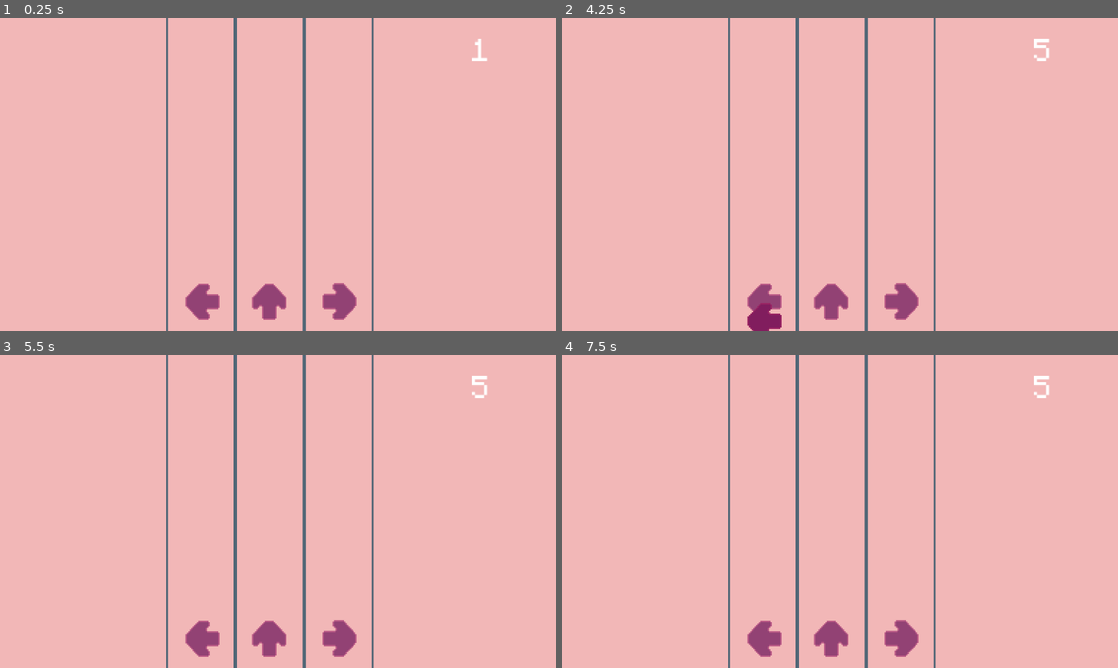
Above: before the commit, frames 1-4 (two rows, left to right).
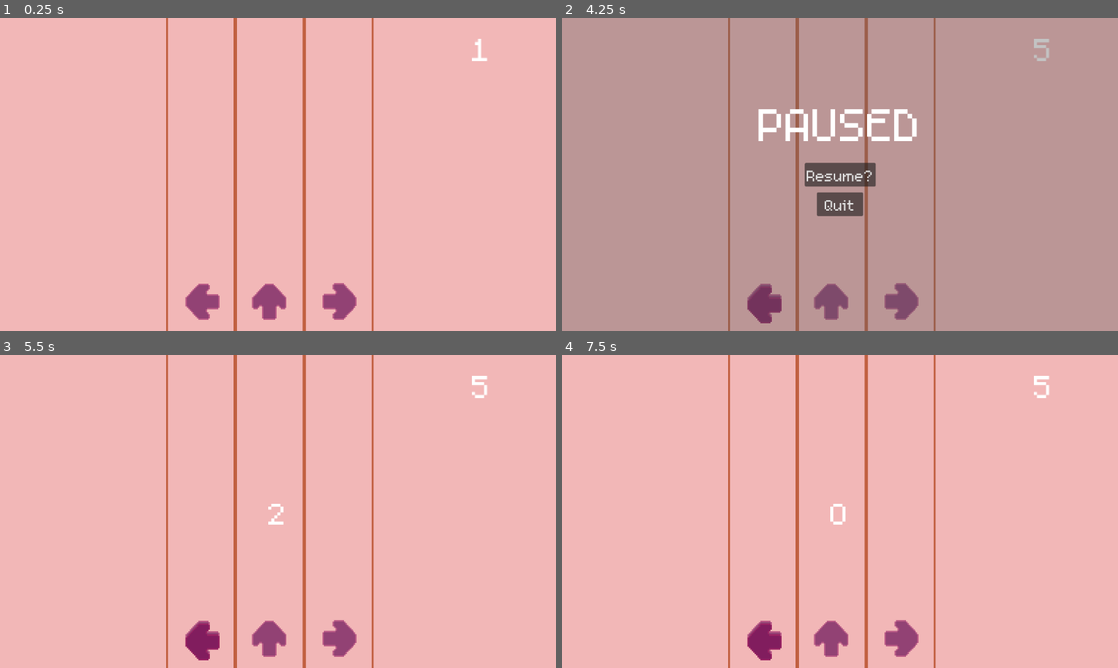
Above: after the commit, the same moments.

Repository: chengrace/rhythm-game
Game: Godot game, scene res://Scene/level_two.tscn
The game is run twice, just before and just after one commit, with the same random seed, the same clock (stepped at 60 frames per second) and the same inputs. This scene is started directly instead of the project's main scene. Sound files missing from this copy of the repository are replaced by a short silence.
Inputs (mouse positions are in pixels of both pictures, inside the frame that each line leads up to):
- Up to frame 1 (0.25 s): no input
- Up to frame 2 (4.25 s): tap Enter at 0.5 s; tap Escape (escape) at 4.15 s
- Up to frame 3 (5.5 s): click (278, 511) at 4.25 s, where only the run after the commit has a clickable "Resume?"; tap Space at 5 s
- Up to frame 4 (7.5 s): tap Enter at 5.75, 7.25 s; tap Space at 6.5 s

The runs differ from the first frame. In frame 1, 2.0% of the frame differs, in the area x 29-68%, y 0-100%; in frame 2, 99%, in the area x 0-100%, y 0-100%; in frame 3, 2.6%; in frame 4, 2.6%.

Commit message:
added level 2

Diff:
--- a/Scene/level_two.tscn
+++ b/Scene/level_two.tscn
@@ -65,6 +65,33 @@
 "speed": 2.0
 }]
 
+[sub_resource type="Animation" id="Animation_gi2lj"]
+length = 0.001
+tracks/0/type = "value"
+tracks/0/imported = false
+tracks/0/enabled = true
+tracks/0/path = NodePath("AnimationPlayer/group:position")
+tracks/0/interp = 1
+tracks/0/loop_wrap = true
+tracks/0/keys = {
+"times": PackedFloat32Array(0),
+"transitions": PackedFloat32Array(1),
+"update": 0,
+"values": [Vector2(748, -569)]
+}
+tracks/1/type = "value"
+tracks/1/imported = false
+tracks/1/enabled = true
+tracks/1/path = NodePath("AnimationPlayer/group:rotation")
+tracks/1/interp = 1
+tracks/1/loop_wrap = true
+tracks/1/keys = {
+"times": PackedFloat32Array(0),
+"transitions": PackedFloat32Array(1),
+"update": 0,
+"values": [0.0]
+}
+
 [sub_resource type="Animation" id="Animation_spwcy"]
 resource_name = "color_show"
 length = 10.0
@@ -81,93 +108,6 @@
 "values": [Color(1, 1, 1, 1), Color(0.333333, 0.301961, 1, 1), Color(1, 0.168627, 1, 1), Color(0.113725, 0.101961, 0.254902, 1), Color(0.396078, 0.356863, 1, 1), Color(1, 0.14902, 1, 1), Color(1, 1, 1, 1)]
 }
 
-[sub_resource type="Animation" id="Animation_vuwlm"]
-resource_name = "reset"
-tracks/0/type = "value"
-tracks/0/imported = false
-tracks/0/enabled = true
-tracks/0/path = NodePath("CanvasModulate:color")
-tracks/0/interp = 1
-tracks/0/loop_wrap = true
-tracks/0/keys = {
-"times": PackedFloat32Array(0),
-"transitions": PackedFloat32Array(1),
-"update": 0,
-"values": [Color(1, 1, 1, 1)]
-}
-tracks/1/type = "value"
-tracks/1/imported = false
-tracks/1/enabled = true
-tracks/1/path = NodePath("AnimationPlayer/hyein:position")
-tracks/1/interp = 1
-tracks/1/loop_wrap = true
-tracks/1/keys = {
-"times": PackedFloat32Array(0),
-"transitions": PackedFloat32Array(1),
-"update": 0,
-"values": [Vector2(-451, -48)]
-}
-tracks/2/type = "value"
-tracks/2/imported = false
-tracks/2/enabled = true
-tracks/2/path = NodePath("AnimationPlayer/minji:position")
-tracks/2/interp = 1
-tracks/2/loop_wrap = true
-tracks/2/keys = {
-"times": PackedFloat32Array(0),
-"transitions": PackedFloat32Array(1),
-"update": 0,
-"values": [Vector2(177, 1004)]
-}
-tracks/3/type = "value"
-tracks/3/imported = false
-tracks/3/enabled = true
-tracks/3/path = NodePath("AnimationPlayer/haerin:position")
-tracks/3/interp = 1
-tracks/3/loop_wrap = true
-tracks/3/keys = {
-"times": PackedFloat32Array(0),
-"transitions": PackedFloat32Array(1),
-"update": 0,
-"values": [Vector2(2707, -552)]
-}
-tracks/4/type = "value"
-tracks/4/imported = false
-tracks/4/enabled = true
-tracks/4/path = NodePath("AnimationPlayer/hanni:position")
-tracks/4/interp = 1
-tracks/4/loop_wrap = true
-tracks/4/keys = {
-"times": PackedFloat32Array(0),
-"transitions": PackedFloat32Array(1),
-"update": 0,
-"values": [Vector2(-493, 478)]
-}
-tracks/5/type = "value"
-tracks/5/imported = false
-tracks/5/enabled = true
-tracks/5/path = NodePath("AnimationPlayer/danielle:position")
-tracks/5/interp = 1
-tracks/5/loop_wrap = true
-tracks/5/keys = {
-"times": PackedFloat32Array(0),
-"transitions": PackedFloat32Array(1),
-"update": 0,
-"values": [Vector2(1062, 999)]
-}
-tracks/6/type = "value"
-tracks/6/imported = false
-tracks/6/enabled = true
-tracks/6/path = NodePath("AnimationPlayer/group:position")
-tracks/6/interp = 1
-tracks/6/loop_wrap = true
-tracks/6/keys = {
-"times": PackedFloat32Array(0),
-"transitions": PackedFloat32Array(1),
-"update": 0,
-"values": [Vector2(748, -569)]
-}
-
 [sub_resource type="Animation" id="Animation_8vyvb"]
 resource_name = "fly"
 length = 20.0
@@ -260,31 +200,91 @@
 "values": [0.0, -4.69843]
 }
 
-[sub_resource type="Animation" id="Animation_gi2lj"]
-length = 0.001
+[sub_resource type="Animation" id="Animation_vuwlm"]
+resource_name = "reset"
 tracks/0/type = "value"
 tracks/0/imported = false
 tracks/0/enabled = true
-tracks/0/path = NodePath("AnimationPlayer/group:position")
+tracks/0/path = NodePath("CanvasModulate:color")
 tracks/0/interp = 1
 tracks/0/loop_wrap = true
 tracks/0/keys = {
 "times": PackedFloat32Array(0),
 "transitions": PackedFloat32Array(1),
 "update": 0,
-"values": [Vector2(748, -569)]
+"values": [Color(1, 1, 1, 1)]
 }
 tracks/1/type = "value"
 tracks/1/imported = false
 tracks/1/enabled = true
-tracks/1/path = NodePath("AnimationPlayer/group:rotation")
+tracks/1/path = NodePath("AnimationPlayer/hyein:position")
 tracks/1/interp = 1
 tracks/1/loop_wrap = true
 tracks/1/keys = {
 "times": PackedFloat32Array(0),
 "transitions": PackedFloat32Array(1),
 "update": 0,
-"values": [0.0]
+"values": [Vector2(-451, -48)]
+}
+tracks/2/type = "value"
+tracks/2/imported = false
+tracks/2/enabled = true
+tracks/2/path = NodePath("AnimationPlayer/minji:position")
+tracks/2/interp = 1
+tracks/2/loop_wrap = true
+tracks/2/keys = {
+"times": PackedFloat32Array(0),
+"transitions": PackedFloat32Array(1),
+"update": 0,
+"values": [Vector2(177, 1004)]
+}
+tracks/3/type = "value"
+tracks/3/imported = false
+tracks/3/enabled = true
+tracks/3/path = NodePath("AnimationPlayer/haerin:position")
+tracks/3/interp = 1
+tracks/3/loop_wrap = true
+tracks/3/keys = {
+"times": PackedFloat32Array(0),
+"transitions": PackedFloat32Array(1),
+"update": 0,
+"values": [Vector2(2707, -552)]
+}
+tracks/4/type = "value"
+tracks/4/imported = false
+tracks/4/enabled = true
+tracks/4/path = NodePath("AnimationPlayer/hanni:position")
+tracks/4/interp = 1
+tracks/4/loop_wrap = true
+tracks/4/keys = {
+"times": PackedFloat32Array(0),
+"transitions": PackedFloat32Array(1),
+"update": 0,
+"values": [Vector2(-493, 478)]
+}
+tracks/5/type = "value"
+tracks/5/imported = false
+tracks/5/enabled = true
+tracks/5/path = NodePath("AnimationPlayer/danielle:position")
+tracks/5/interp = 1
+tracks/5/loop_wrap = true
+tracks/5/keys = {
+"times": PackedFloat32Array(0),
+"transitions": PackedFloat32Array(1),
+"update": 0,
+"values": [Vector2(1062, 999)]
+}
+tracks/6/type = "value"
+tracks/6/imported = false
+tracks/6/enabled = true
+tracks/6/path = NodePath("AnimationPlayer/group:position")
+tracks/6/interp = 1
+tracks/6/loop_wrap = true
+tracks/6/keys = {
+"times": PackedFloat32Array(0),
+"transitions": PackedFloat32Array(1),
+"update": 0,
+"values": [Vector2(748, -569)]
 }
 
 [sub_resource type="AnimationLibrary" id="AnimationLibrary_b6yt1"]
@@ -337,7 +337,7 @@
 input = "right"
 
 [node name="Road" type="Sprite2D" parent="."]
-modulate = Color(0.411765, 0.623529, 0.854902, 1)
+modulate = Color(0.992157, 0.588235, 0.470588, 1)
 position = Vector2(394.435, 241.312)
 scale = Vector2(1.81503, 1.75892)
 texture = ExtResource("7_krgi3")
@@ -405,7 +405,6 @@
 grow_horizontal = 2
 grow_vertical = 2
 theme_override_fonts/font = ExtResource("13_0ig7q")
-text = "Hooray!! You completed this level!"
 horizontal_alignment = 1
 autowrap_mode = 2
 metadata/_edit_use_anchors_ = true
--- a/Scene/levels_menu.tscn
+++ b/Scene/levels_menu.tscn
@@ -316,4 +316,5 @@
 frame_progress = 0.380226
 
 [connection signal="pressed" from="CanvasLayer/GridContainer/MarginContainer/Lvl1" to="." method="_on_lvl_1_pressed"]
+[connection signal="pressed" from="CanvasLayer/GridContainer/MarginContainer2/Lvl2" to="." method="_on_lvl_2_pressed"]
 [connection signal="pressed" from="CanvasLayer/BackButton" to="." method="_on_back_button_pressed"]
--- a/Script/level_one.gd
+++ b/Script/level_one.gd
@@ -177,6 +177,7 @@
 		#Global.okay = okay
 		#Global.missed = missed
 		$Success.visible = true
+		$Success/Label.text = "Congratulations. You scored: " + str(score)
 		get_tree().paused = true
 
 func _spawn_notes(to_spawn):
--- a/Script/level_two.gd
+++ b/Script/level_two.gd
@@ -40,10 +40,8 @@
 	print("starting")
 
 func _input(event):
-	#if event.is_action("escape"):
-		#if get_tree().change_scene("res://Scenes/Menu.tscn") != OK:
-			#print ("Error changing scene to Menu")
-	pass
+	if event.is_action("escape"):
+		PauseMenu.show_pause_menu()
 
 func _on_Conductor_measure(position):
 	if position == 1:
@@ -65,8 +63,8 @@
 		spawn_4_beat = 1
 	if song_position_in_beats > 50*2:
 		spawn_1_beat = 1
-		spawn_2_beat = 0
-		spawn_3_beat = 1
+		spawn_2_beat = 1
+		spawn_3_beat = 0
 		spawn_4_beat = 0
 	if song_position_in_beats > 80*2:
 		spawn_1_beat = 2
@@ -74,7 +72,7 @@
 		spawn_3_beat = 0
 		spawn_4_beat = 1
 	if song_position_in_beats > 100*2:
-		$animationPlayer.play("fly")
+		$AnimationPlayer.play("fly")
 		spawn_1_beat = 2
 		spawn_2_beat = 2
 		spawn_3_beat = 1
@@ -169,6 +167,7 @@
 		#Global.okay = okay
 		#Global.missed = missed
 		$Success.visible = true
+		$Success/Label.text = "Congratulations. You scored: " + str(score)
 		get_tree().paused = true
 
 func _spawn_notes(to_spawn):
@@ -185,7 +184,7 @@
 			rand = randi() % 3
 		lane = rand
 		instance = note.instantiate()
-		instance.change_color(Color.YELLOW_GREEN)
+		instance.change_color("f420ff")
 		instance.initialize(lane)
 		add_child(instance)
 
--- a/Script/levels_menu.gd
+++ b/Script/levels_menu.gd
@@ -11,3 +11,7 @@
 
 func _on_lvl_1_pressed():
 	get_tree().change_scene_to_file("res://Scene/level_one.tscn")
+
+
+func _on_lvl_2_pressed():
+	get_tree().change_scene_to_file("res://Scene/level_two.tscn")
--- a/project.godot
+++ b/project.godot
@@ -10,9 +10,10 @@
 
 [application]
 
-config/name="Rhythm-game"
+config/name="rhythm-game"
 run/main_scene="res://Scene/main_menu.tscn"
 config/features=PackedStringArray("4.2", "GL Compatibility")
+config/icon="res://Assets/nj/0.webp"
 
 [autoload]
 
Not shown, changed: export_presets.cfg
Not shown, added: Assets/nj/.DS_Store
